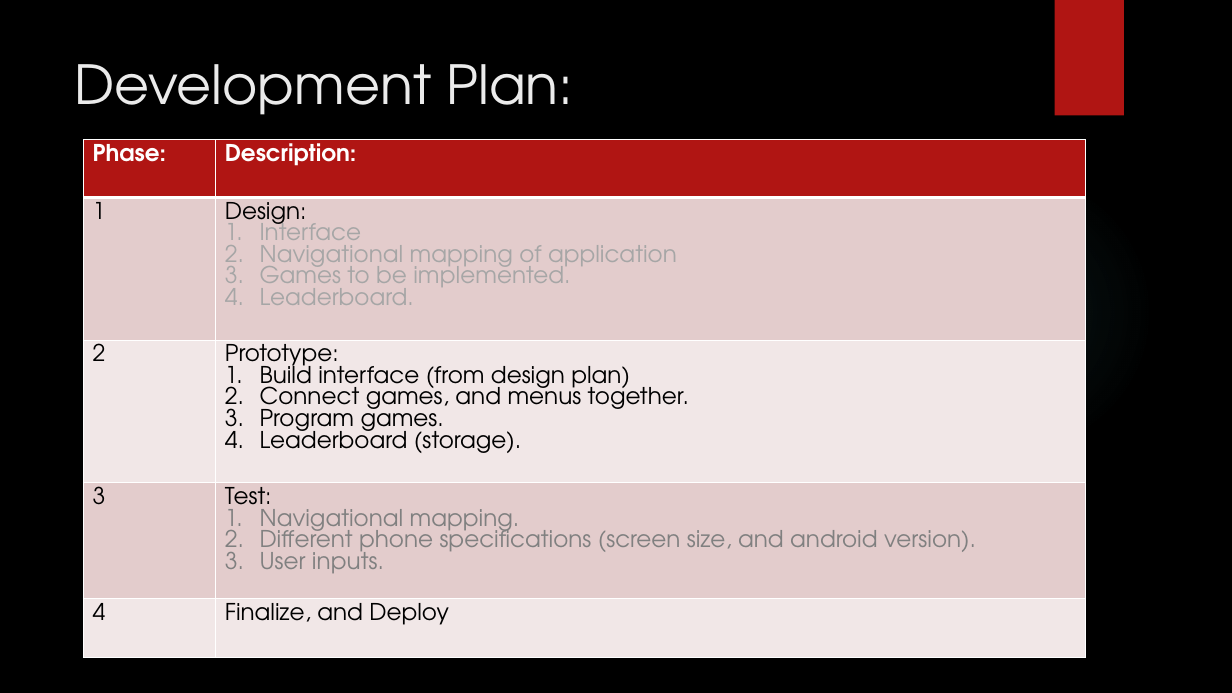
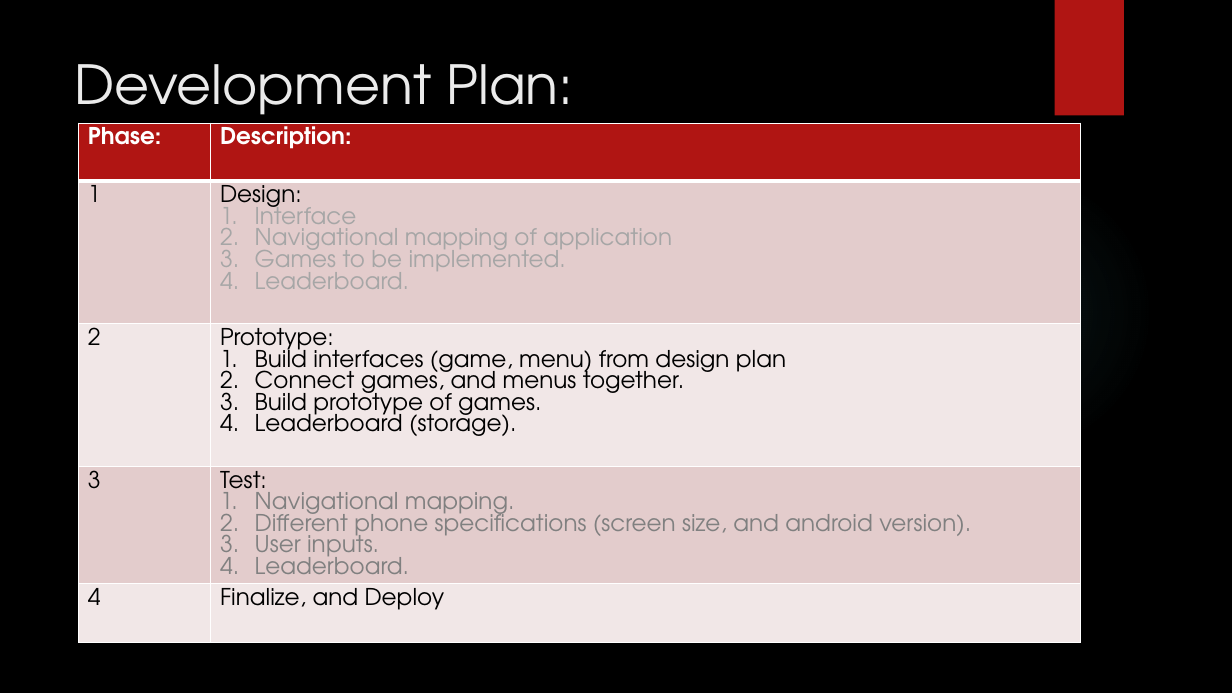
Before and after one commit to IgnitionOrk/SCaR_Arcade, a slide deck: slide 4 of SCaRArcade.pptx. Drawn at 1232x693 pixels with LibreOffice and Linux fonts; fonts in the diff are those of the drawing; background and template pictures are left out. Boxes give left, top, right and bottom in pixels: in the first picture for what was removed or moved away, otherwise in the second. Text is boxed around its words. In the diff, an @@ line names an element or a change of style, - is before the commit and + after.

```diff
--- a/SCaRArcade.pptx
+++ b/SCaRArcade.pptx
@@ table at (x1=79, y1=123, x2=1081, y2=683) @@
-row 3, column 2: Prototype: / Build interface (from design plan) / Connect games, and menus together. / Program games. / Leaderboard (storage).
+row 3, column 2: Prototype: / Build interfaces (game, menu) from design plan / Connect games, and menus together. / Build prototype of games. / Leaderboard (storage).
-row 4, column 2: Test: / Navigational mapping. / Different phone specifications (screen size, and android version). / User inputs.
+row 4, column 2: Test: / Navigational mapping. / Different phone specifications (screen size, and android version). / User inputs. / Leaderboard.
@@ table resized from (x1=83, y1=140, x2=1086, y2=672) to (x1=79, y1=123, x2=1081, y2=683) @@
```
Also in this commit, not shown: 4 other slides changed.
